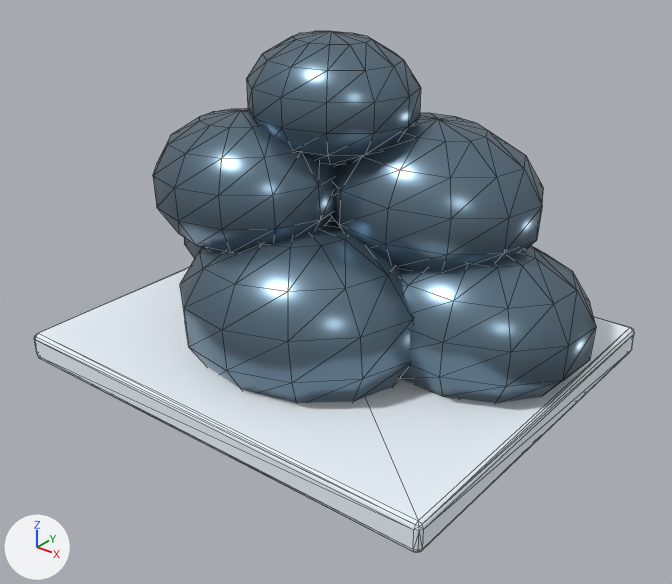
Two versions of the glTF model HavenlineGodot/assets/stations_v2/stone_stack.glb, one commit apart.
Both versions are drawn from a 50 mm camera at (1.83, -2.28, 1.64) aimed at (0.07, -0.09, 0.28). The lights are fixed; the arrows at lower left show +X, +Y and +Z. The picture after the commit comes second. Mesh edges are drawn as thin lines. Vertices at exactly the same position are counted once.

In view in the first picture: 'stone_stack'.
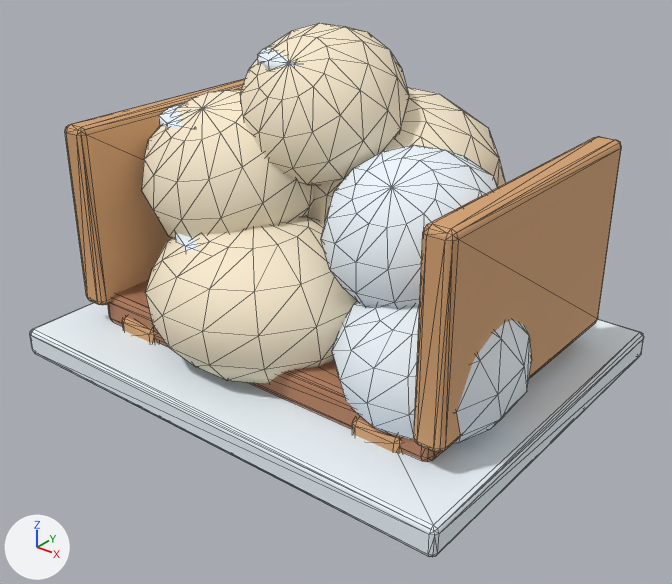
Pixel boxes (x1, y1, x2, y2) of what changed, in the pictures (672 x 584 px; the box of a moved part takes in the faces that stretch with it):
```json
{"object": "stone_stack", "change": "reshaped", "before": [34, 31, 634, 553], "after": [30, 23, 644, 557]}
{"part": 1, "of": "me_stone_stack", "change": "moved or reshaped", "before": [34, 267, 634, 553], "after": [30, 303, 644, 557]}
{"part": 2, "of": "me_stone_stack", "change": "rebuilt", "before": [332, 113, 543, 271], "after": [309, 87, 505, 226]}
{"part": 3, "of": "me_stone_stack", "change": "rebuilt", "before": [180, 220, 413, 403], "after": [145, 214, 357, 384], "on screen": "9% narrower, 7% shorter"}
{"part": 4, "of": "me_stone_stack", "change": "rebuilt", "before": [246, 31, 421, 165], "after": [240, 23, 409, 185], "on screen": "21% taller"}
{"part": 5, "of": "me_stone_stack", "change": "rebuilt", "before": [400, 245, 596, 403], "on screen": "not visible afterwards"}
{"part": 6, "of": "me_stone_stack", "change": "rebuilt", "before": [153, 108, 335, 252], "after": [141, 89, 313, 239]}
{"part": 7, "of": "me_stone_stack", "change": "rebuilt", "before": [184, 238, 202, 259], "on screen": "not visible afterwards"}
{"part": 8, "of": "me_stone_stack", "change": "added", "after": [65, 47, 621, 462]}
```

Scene script edits in JSON lines:
```json
{"op": "add", "block": "mat_hl_cream", "code": ["mat_hl_cream = principled_material('HL_cream')", "mat_hl_cream.base_color = (0.96, 0.84, 0.63)  # beige #faecd0", "mat_hl_cream.roughness = 0.72"]}
{"op": "add", "block": "mat_hl_wood_light", "code": ["mat_hl_wood_light = principled_material('HL_wood_light')", "mat_hl_wood_light.base_color = (0.68, 0.37, 0.17)  # beige #d7a473", "mat_hl_wood_light.roughness = 0.72"]}
{"op": "add", "block": "mat_hl_wood", "code": ["mat_hl_wood = principled_material('HL_wood')", "mat_hl_wood.base_color = (0.44, 0.2, 0.105)  # brown #b17c5b", "mat_hl_wood.roughness = 0.78"]}
{"block": "me_stone_stack", "where": "# used by ob_stone_stack; location = (0.0, 0.0, 0.0)"}
{"op": "remove", "block": "me_stone_stack", "code": "me_stone_stack.from_pydata(...)  # 500 vertices, 972 faces; spans x -0.88..0.86, y -0.69..0.69, z -0.08..1.11"}
{"op": "add", "block": "me_stone_stack", "code": "me_stone_stack.from_pydata(...)  # 1386 vertices, 2688 faces; spans x -0.89..0.87, y -0.68..0.68, z -0.03..1.12"}
{"block": "me_stone_stack", "change": "me_stone_stack part 1: the loose piece of 56 vertices spanning x -0.82..0.82, y -0.69..0.69, z -0.03..0.07 is scaled about its middle by (1.05, 0.985, 1)"}
{"block": "me_stone_stack", "change": "me_stone_stack part 2: the loose piece of 74 vertices spanning x -0.09..0.65, y -0.16..0.44, z 0.34..0.86 is rebuilt with 86 vertices and now spans x -0.24..0.48, y -0.13..0.49, z 0.32..0.9, in mat_hl_cream (beige #faecd0)"}
{"block": "me_stone_stack", "change": "me_stone_stack part 3: the loose piece of 74 vertices spanning x -0.45..0.45, y -0.55..0.19, z -0.08..0.54 is rebuilt with 86 vertices and now spans x -0.54..0.3, y -0.6..0.14, z 0.01..0.55, in mat_hl_cream (beige #faecd0)"}
{"block": "me_stone_stack", "change": "me_stone_stack part 4: the loose piece of 74 vertices spanning x -0.29..0.29, y -0.26..0.22, z 0.71..1.11 is rebuilt with 86 vertices and now spans x -0.32..0.24, y -0.26..0.22, z 0.64..1.12, in mat_hl_cream (beige #faecd0)"}
{"block": "me_stone_stack", "change": "me_stone_stack part 5: the loose piece of 74 vertices spanning x 0.1..0.86, y -0.2..0.44, z -0.03..0.51 is rebuilt with 86 vertices and now spans x -0.05..0.75, y -0.16..0.52, z 0.0..0.6, in mat_hl_cream (beige #faecd0)"}
{"block": "me_stone_stack", "change": "me_stone_stack part 6: the loose piece of 74 vertices spanning x -0.6..0.1, y -0.45..0.13, z 0.37..0.85 is rebuilt with 86 vertices and now spans x -0.67..-0.01, y -0.43..0.17, z 0.34..0.9, in mat_hl_cream (beige #faecd0)"}
{"block": "me_stone_stack", "change": "me_stone_stack part 7: the loose piece of 74 vertices spanning x -0.88..-0.08, y -0.11..0.55, z -0.03..0.53 is rebuilt with 86 vertices and now spans x -0.89..-0.11, y -0.11..0.55, z 0.02..0.6, in mat_hl_snow (white #eff8ff)"}
{"block": "me_stone_stack", "change": "me_stone_stack part 8: 814 vertices added at x -0.76..0.84, y -0.51..0.5, z 0.03..1.07"}
{"op": "remove", "block": "me_stone_stack", "code": "me_stone_stack.materials.append(mat_hl_metal)  # blue #6c8495"}
{"op": "add", "block": "me_stone_stack", "code": "me_stone_stack.materials.append(mat_hl_wood)  # brown #b17c5b"}
{"op": "add", "block": "me_stone_stack", "code": "me_stone_stack.materials.append(mat_hl_wood_light)  # beige #d7a473"}
{"op": "add", "block": "me_stone_stack", "code": "me_stone_stack.materials.append(mat_hl_cream)  # beige #faecd0"}
```
